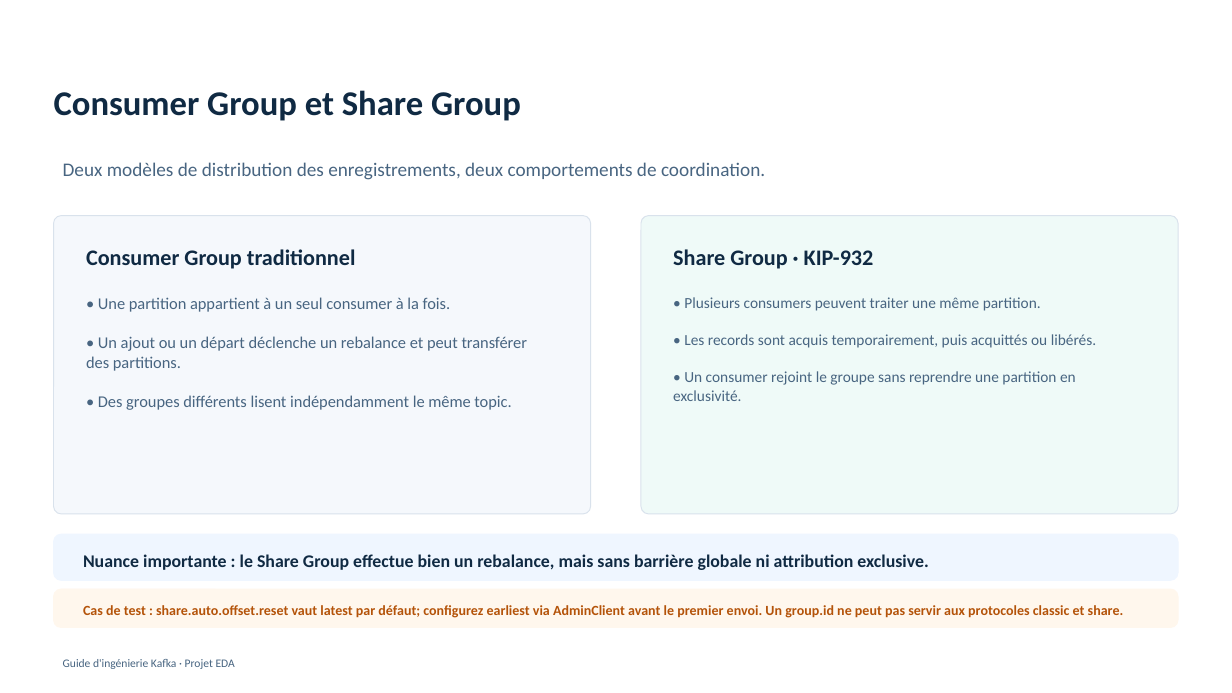
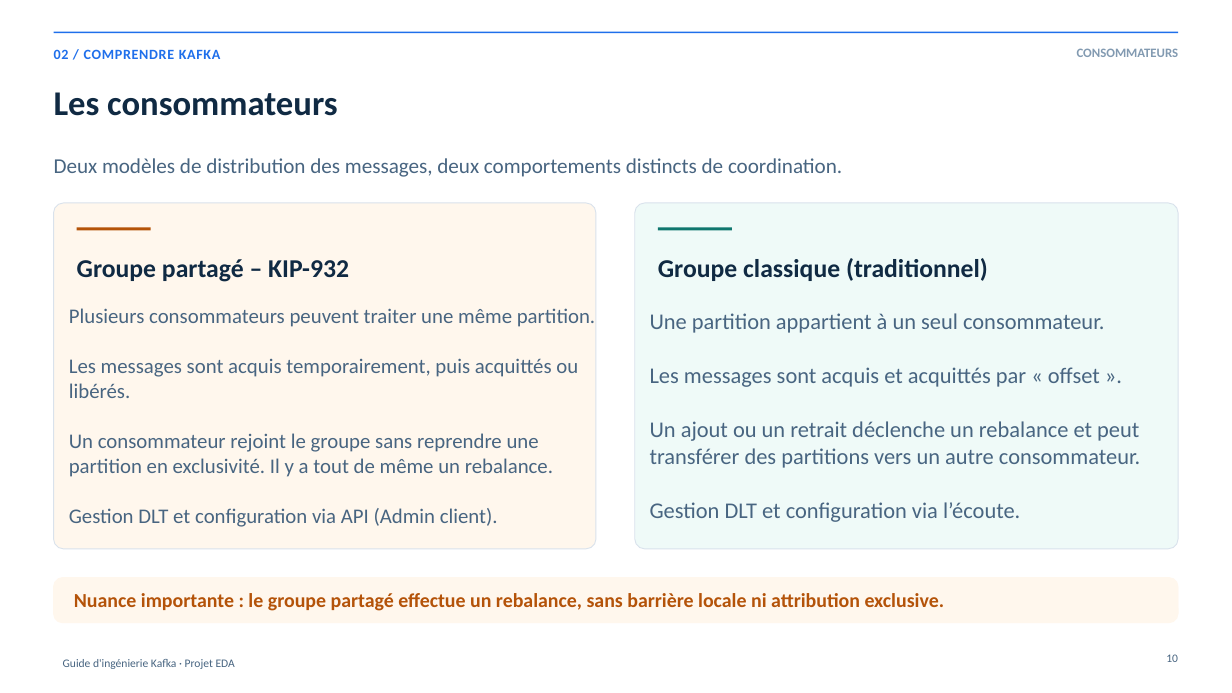
Before and after one commit to rdemers/org-rd-fullstack-springboot-eda, a slide deck: slide 10 of doc/presentation/org-rd-fullstack-springboot-eda-fr.pptx. Drawn at 1232x693 pixels with LibreOffice and Linux fonts; fonts in the diff are those of the drawing. Boxes give left, top, right and bottom in pixels: in the first picture for what was removed or moved away, otherwise in the second. Text is boxed around its words. In the diff, an @@ line names an element or a change of style, - is before the commit and + after.

Commit message:
Presentation updated, and some consumer test results shared. Signed-off-by: Real Demers <real.demers@gmail.com>

```diff
--- a/doc/presentation/org-rd-fullstack-springboot-eda-fr.pptx
+++ b/doc/presentation/org-rd-fullstack-springboot-eda-fr.pptx
@@ line added from (54, 32) to (1178, 32), #1F6FEB 1.2 pt @@
@@ text added at (54,49,221,59), 11 pt, text #1F6FEB, bold @@
+02 / COMPRENDRE KAFKA
@@ text added at (1077,48,1179,57), 10 pt, text #829AB1, bold @@
+CONSOMMATEURS
@@ text at (54,92,337,116): text changed @@
-Consumer Group et Share Group
+Les consommateurs
@@ text at (54,158,842,177): text changed; size 15 to 16.5 pt @@
-Deux modèles de distribution des enregistrements, deux comportements de coordination.
+Deux modèles de distribution des messages, deux comportements distincts de coordination.
@@ rounded rectangle: place and size @@
-rounded rectangle at (54,215,591,514)
+rounded rectangle at (54,203,596,549)
@@ rounded rectangle at (54,203,596,549): fill #F5F8FC to #FFF7ED; outline #D9E2EC 0.75 pt to #D9E2EC 0.7 pt; proportions changed @@
@@ rounded rectangle: place and size @@
-rounded rectangle at (641,215,1178,514)
+rounded rectangle at (635,203,1178,549)
@@ rounded rectangle at (635,203,1178,549): outline #D9E2EC 0.75 pt to #D9E2EC 0.7 pt; proportions changed @@
@@ line added from (77, 229) to (151, 229), #B45309 2.3 pt @@
@@ line added from (658, 229) to (732, 229), #0F766E 2.3 pt @@
@@ text added at (77,259,349,282), 20 pt, text #102A43, bold @@
+Groupe partagé – KIP-932
@@ text removed at (86,249,356,269) @@
-Consumer Group traditionnel
@@ text added at (658,258,988,281), 20 pt, text #102A43, bold @@
+Groupe classique (traditionnel)
@@ text removed at (673,249,874,269) @@
-Share Group · KIP-932
@@ text removed at (86,297,528,410) @@
-• Une partition appartient à un seul consumer à la fois.
-• Un ajout ou un départ déclenche un rebalance et peut transférer des partitions.
-• Des groupes différents lisent indépendamment le même topic.
@@ text at (69,308,595,527): text changed; size 12 to 16.2 pt @@
-• Plusieurs consumers peuvent traiter une même partition.
-• Les records sont acquis temporairement, puis acquittés ou libérés.
-• Un consumer rejoint le groupe sans reprendre une partition en exclusivité.
+Plusieurs consommateurs peuvent traiter une même partition.
+Les messages sont acquis temporairement, puis acquittés ou libérés.
+Un consommateur rejoint le groupe sans reprendre une partition en exclusivité. Il y a tout de même un rebalance.
+Gestion DLT et configuration via API (Admin client).
@@ text added at (650,313,1140,522), 17.5 pt, text #486581 @@
+Une partition appartient à un seul consommateur.
+Les messages sont acquis et acquittés par « offset ».
+Un ajout ou un retrait déclenche un rebalance et peut transférer des partitions vers un autre consommateur.
+Gestion DLT et configuration via l’écoute.
@@ rounded rectangle removed at (54,534,1178,580) @@
@@ rounded rectangle: place and size @@
-rounded rectangle at (54,590,1178,628)
+rounded rectangle at (54,578,1178,623)
@@ rounded rectangle at (54,578,1178,623): outline #FFF7ED 0.75 pt to #FFF7ED 0.7 pt; proportions changed @@
@@ text at (74,593,945,611): text changed; size 13.9 to 15.5 pt; text colour #102A43 to #B45309 @@
-Nuance importante : le Share Group effectue bien un rebalance, mais sans barrière globale ni attribution exclusive.
+Nuance importante : le groupe partagé effectue un rebalance, sans barrière locale ni attribution exclusive.
@@ text removed at (83,605,1124,618) @@
-Cas de test : share.auto.offset.reset vaut latest par défaut; configurez earliest via AdminClient avant le premier envoi. Un group.id ne peut pas servir aux protocoles classic et share.
@@ text added at (1166,654,1178,662), 9 pt, text #486581 @@
+10
```
Also in this commit, not shown: 39 other slides changed, 2 slides added, 1 slide removed, 10 other files.
